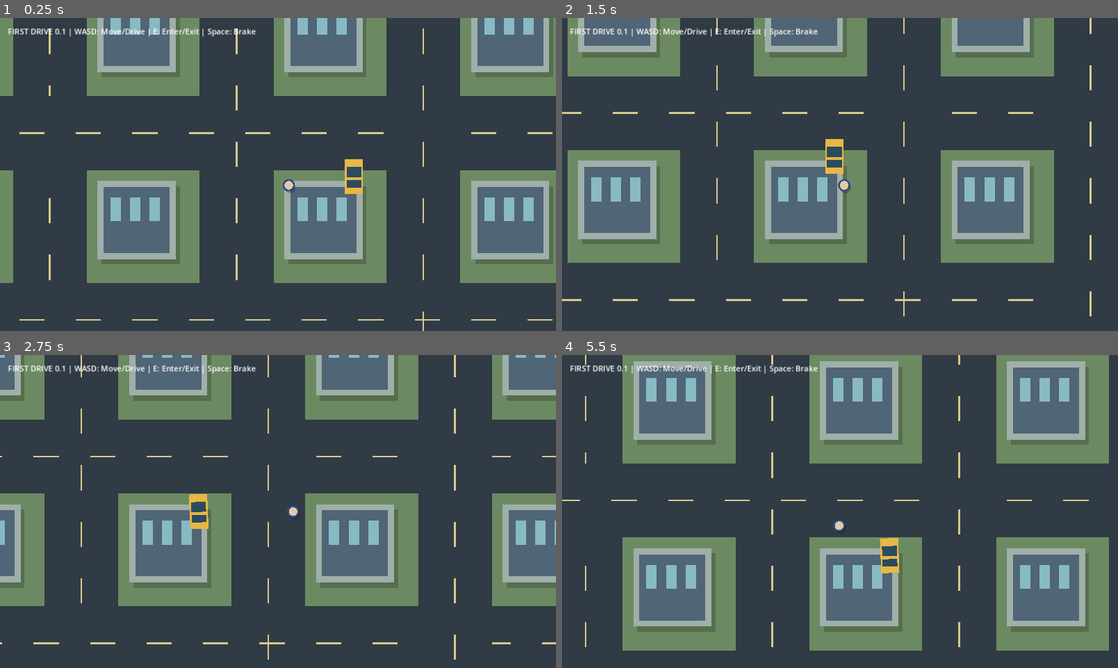
Above: before the commit, frames 1-4 (two rows, left to right).
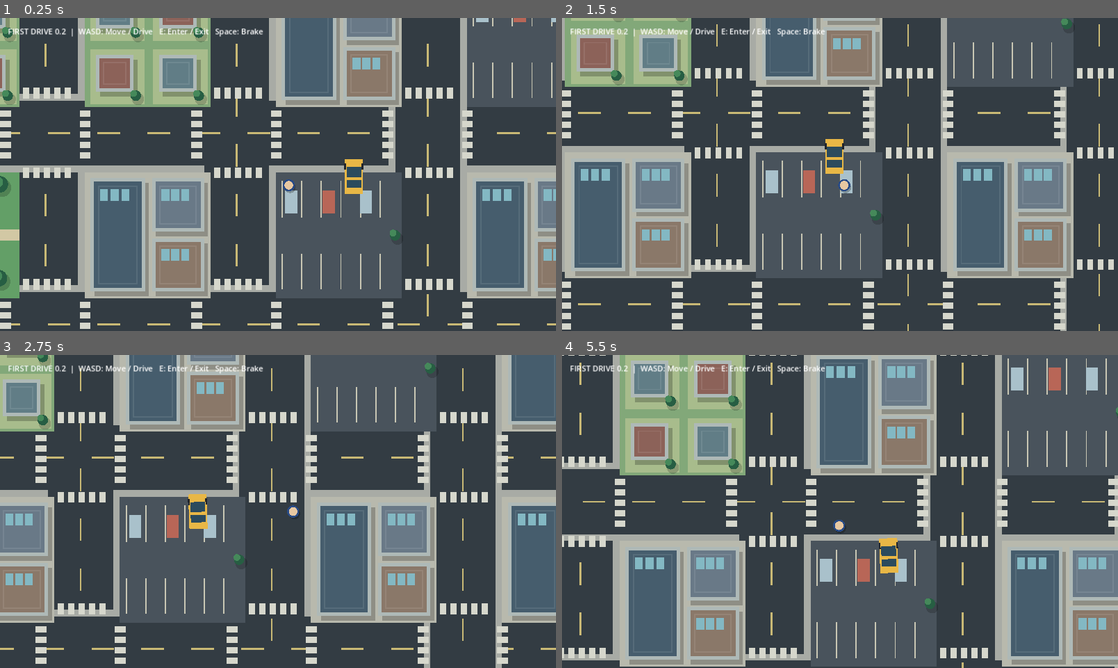
Above: after the commit, the same moments.

Repository: Joe-Petts/gta
Game: Godot game, scene res://scenes/main.tscn
The game is run twice, just before and just after one commit, with the same random seed, the same clock (stepped at 60 frames per second) and the same inputs.
Inputs:
- Up to frame 1 (0.25 s): no input
- Up to frame 2 (1.5 s): hold Right (ui_right) 0.53-1.28 s; hold E 0.53-1.28 s; tap Space at 0.77, 0.8, 1.07, 1.35 s; hold Down (ui_down) from 1.28 s (still down)
- Up to frame 3 (2.75 s): tap Space at 1.52, 1.82, 2.3 s; tap E at 1.55 s; release Down (ui_down) at 2.03 s; hold Right (ui_right) from 2.03 s (still down); hold E from 2.03 s (still down)
- Up to frame 4 (5.5 s): release Right (ui_right) at 2.78 s; release E at 2.78 s; hold Up (ui_up) 2.78-3.53 s; tap E at 2.85, 4.35 s; tap Space at 3.02, 3.32, 4.52, 4.82, 5.3 s; hold Space 3.53-4.28 s; hold Left (ui_left) 3.53-5.03 s; hold Down (ui_down) from 5.03 s (still down); hold E from 5.03 s (still down)

The runs differ from the first frame. In frame 1, 49% of the frame differs, in the area x 0-100%, y 0-100%; in frame 2, 47%; in frame 3, 47%; in frame 4, 56%.

Commit message:
Add diverse city districts, parks, residential streets and industrial blocks

Diff:
--- a/scripts/main.gd
+++ b/scripts/main.gd
@@ -1,8 +1,8 @@
 extends Node2D
 
-const ROAD = 170.0
-const BLOCK = 430.0
-const WORLD = 2400.0
+const ROAD := 150.0
+const BLOCK := 440.0
+const WORLD := 2800.0
 var player := Vector2(120, 120)
 var car := Vector2(270, 100)
 var angle := 0.0
@@ -18,24 +18,23 @@
     camera.position_smoothing_speed = 6.0
     add_child(camera)
     camera.make_current()
+    var ui := CanvasLayer.new()
+    add_child(ui)
     hud = Label.new()
     hud.position = Vector2(18, 18)
     hud.add_theme_font_size_override("font_size", 18)
-    hud.text = "FIRST DRIVE 0.1 | WASD: Move/Drive | E: Enter/Exit | Space: Brake"
-    var ui := CanvasLayer.new()
-    add_child(ui)
+    hud.text = "FIRST DRIVE 0.2  |  WASD: Move / Drive   E: Enter / Exit   Space: Brake"
     ui.add_child(hud)
     queue_redraw()
 
 func _process(delta: float) -> void:
     var move := Input.get_vector("ui_left", "ui_right", "ui_up", "ui_down")
     if driving:
-        var throttle := -move.y
-        speed = move_toward(speed, throttle * 380.0, 350.0 * delta)
+        speed = move_toward(speed, -move.y * 390.0, 340.0 * delta)
         if Input.is_key_pressed(KEY_SPACE):
-            speed = move_toward(speed, 0.0, 900.0 * delta)
+            speed = move_toward(speed, 0.0, 1000.0 * delta)
         if abs(speed) > 5.0:
-            angle += move.x * 2.3 * delta * sign(speed)
+            angle += move.x * 2.25 * delta * sign(speed)
         car += Vector2.UP.rotated(angle) * speed * delta
         player = car
     else:
@@ -43,7 +42,7 @@
     if Input.is_key_pressed(KEY_E) and not _e_held:
         if driving:
             driving = false
-            player = car + Vector2(60, 0)
+            player = car + Vector2(62, 0)
             speed = 0.0
         elif player.distance_to(car) < 100.0:
             driving = true
@@ -53,27 +52,106 @@
     camera.position = player
     queue_redraw()
 
+func _building(p: Vector2, size: Vector2, roof: Color, windows: bool = true) -> void:
+    draw_rect(Rect2(p + Vector2(9, 11), size), Color(0, 0, 0, 0.23))
+    draw_rect(Rect2(p, size), Color("aeb9b7"))
+    draw_rect(Rect2(p + Vector2(8, 8), size - Vector2(16, 16)), roof)
+    draw_rect(Rect2(p + Vector2(18, 18), size - Vector2(36, 36)), roof.lightened(0.09), false, 3.0)
+    if windows:
+        for i in range(3):
+            draw_rect(Rect2(p + Vector2(22 + i * (size.x - 52) / 3.0, 25), Vector2(18, 27)), Color("83b8c3"))
+
+func _tree(p: Vector2, radius: float = 19.0) -> void:
+    draw_circle(p + Vector2(5, 8), radius + 2.0, Color(0, 0, 0, 0.18))
+    draw_circle(p, radius, Color("275e43"))
+    draw_circle(p + Vector2(-5, -5), radius * 0.65, Color("45895a"))
+
+func _park(origin: Vector2) -> void:
+    draw_rect(Rect2(origin, Vector2(290, 290)), Color("639f67"))
+    draw_rect(Rect2(origin + Vector2(132, 0), Vector2(25, 290)), Color("d2c8a4"))
+    draw_rect(Rect2(origin + Vector2(0, 132), Vector2(290, 25)), Color("d2c8a4"))
+    draw_circle(origin + Vector2(67, 65), 39, Color("55a9bd"))
+    draw_arc(origin + Vector2(67, 65), 40, 0, TAU, 40, Color("d2c8a4"), 5.0)
+    for p in [Vector2(27, 24), Vector2(245, 28), Vector2(28, 235), Vector2(243, 244), Vector2(211, 78), Vector2(78, 211)]:
+        _tree(origin + p)
+
+func _parking(origin: Vector2) -> void:
+    draw_rect(Rect2(origin, Vector2(290, 290)), Color("49535c"))
+    for i in range(6):
+        var x := origin.x + 15.0 + i * 45.0
+        draw_line(Vector2(x, origin.y + 20), Vector2(x, origin.y + 104), Color("c9c7b4"), 3.0)
+        draw_line(Vector2(x, origin.y + 187), Vector2(x, origin.y + 270), Color("c9c7b4"), 3.0)
+    for i in range(3):
+        draw_rect(Rect2(origin + Vector2(22 + i * 86, 42), Vector2(28, 53)), Color("a9c1cb" if i % 2 == 0 else "b86657"))
+    _tree(origin + Vector2(275, 145), 12)
+
+func _industrial(origin: Vector2) -> void:
+    draw_rect(Rect2(origin, Vector2(290, 290)), Color("7d8581"))
+    _building(origin + Vector2(12, 12), Vector2(262, 132), Color("687985"), false)
+    for i in range(7):
+        draw_line(origin + Vector2(22, 25 + i * 18), origin + Vector2(262, 25 + i * 18), Color("8999a1"), 2.0)
+    for i in range(4):
+        draw_rect(Rect2(origin + Vector2(18 + i * 65, 185), Vector2(52, 86)), Color("bd7955" if i % 2 == 0 else "4c8790"))
+        draw_line(origin + Vector2(18 + i * 65, 204), origin + Vector2(70 + i * 65, 204), Color("d4b69b"), 2.0)
+
+func _residential(origin: Vector2, ix: int, iy: int) -> void:
+    draw_rect(Rect2(origin, Vector2(290, 290)), Color("82a879"))
+    for a in range(2):
+        for b in range(2):
+            var p := origin + Vector2(13 + a * 145, 13 + b * 145)
+            draw_rect(Rect2(p, Vector2(125, 125)), Color("a8bc8c"))
+            _building(p + Vector2(13, 12), Vector2(87, 85), Color("8c6259" if (a + b + ix) % 2 == 0 else "617d86"), false)
+            _tree(p + Vector2(105, 106), 12)
+
+func _downtown(origin: Vector2, ix: int, iy: int) -> void:
+    draw_rect(Rect2(origin, Vector2(290, 290)), Color("b8b9ad"))
+    if (ix + iy) % 3 == 0:
+        _parking(origin)
+    else:
+        _building(origin + Vector2(14, 14), Vector2(125, 260), Color("465d6d"))
+        _building(origin + Vector2(155, 14), Vector2(120, 123), Color("697987"))
+        _building(origin + Vector2(155, 152), Vector2(120, 122), Color("8a7869"))
+
 func _draw() -> void:
-    draw_rect(Rect2(-WORLD / 2, -WORLD / 2, WORLD, WORLD), Color("6c8a62"))
+    draw_rect(Rect2(-WORLD / 2, -WORLD / 2, WORLD, WORLD), Color("71906a"))
+    # Main roads, sidewalks and center markings.
     for n in range(-3, 4):
-        var x := n * BLOCK
-        draw_rect(Rect2(x - ROAD / 2, -WORLD / 2, ROAD, WORLD), Color("303b45"))
-        draw_rect(Rect2(-WORLD / 2, x - ROAD / 2, WORLD, ROAD), Color("303b45"))
-        for m in range(-10, 11):
-            draw_rect(Rect2(x - 2, m * 130 + 20, 4, 58), Color("d8c88c"))
-            draw_rect(Rect2(m * 130 + 20, x - 2, 58, 4), Color("d8c88c"))
+        var v := n * BLOCK
+        draw_rect(Rect2(v - ROAD / 2 - 15, -WORLD / 2, ROAD + 30, WORLD), Color("a8aba5"))
+        draw_rect(Rect2(-WORLD / 2, v - ROAD / 2 - 15, WORLD, ROAD + 30), Color("a8aba5"))
+        draw_rect(Rect2(v - ROAD / 2, -WORLD / 2, ROAD, WORLD), Color("333c43"))
+        draw_rect(Rect2(-WORLD / 2, v - ROAD / 2, WORLD, ROAD), Color("333c43"))
+        for m in range(-11, 12):
+            var d := m * 115.0 + 25.0
+            draw_rect(Rect2(v - 2, d, 4, 52), Color("c9b975"))
+            draw_rect(Rect2(d, v - 2, 52, 4), Color("c9b975"))
+    # Crosswalks at intersections.
+    for x in range(-3, 4):
+        for y in range(-3, 4):
+            var center := Vector2(x * BLOCK, y * BLOCK)
+            for z in range(5):
+                draw_rect(Rect2(center + Vector2(-52 + z * 24, -104), Vector2(14, 25)), Color("d6d7cc"))
+                draw_rect(Rect2(center + Vector2(-52 + z * 24, 79), Vector2(14, 25)), Color("d6d7cc"))
+                draw_rect(Rect2(center + Vector2(-104, -52 + z * 24), Vector2(25, 14)), Color("d6d7cc"))
+                draw_rect(Rect2(center + Vector2(79, -52 + z * 24), Vector2(25, 14)), Color("d6d7cc"))
+    # Distinct neighborhoods: residential, downtown, park, industrial.
     for x in range(-3, 3):
         for y in range(-3, 3):
-            var p := Vector2(x * BLOCK + 110, y * BLOCK + 110)
-            draw_rect(Rect2(p + Vector2(9, 12), Vector2(180, 180)), Color(0, 0, 0, 0.2))
-            draw_rect(Rect2(p, Vector2(180, 180)), Color("9fafa9"))
-            draw_rect(Rect2(p + Vector2(14, 14), Vector2(152, 152)), Color("506575"))
-            for i in range(3):
-                draw_rect(Rect2(p + Vector2(30 + i * 45, 38), Vector2(24, 55)), Color("88bac3"))
+            var origin := Vector2(x * BLOCK + 90, y * BLOCK + 90)
+            if x >= 1 and y >= 1:
+                _industrial(origin)
+            elif x <= -1 and y <= -1:
+                _residential(origin, x, y)
+            elif (x == -1 and y == 1) or (x == 0 and y == 1) or (x == -2 and y == 0):
+                _park(origin)
+            else:
+                _downtown(origin, x, y)
     draw_set_transform(car, angle)
     draw_rect(Rect2(-21, -40, 42, 80), Color("e8b746"))
     draw_rect(Rect2(-17, -22, 34, 23), Color("2c4b5d"))
     draw_rect(Rect2(-17, 8, 34, 17), Color("2c4b5d"))
+    draw_rect(Rect2(-22, -30, 4, 14), Color("20242b"))
+    draw_rect(Rect2(18, -30, 4, 14), Color("20242b"))
     draw_set_transform(Vector2.ZERO, 0.0)
     if not driving:
         draw_circle(player + Vector2(3, 5), 13, Color(0, 0, 0, 0.25))
